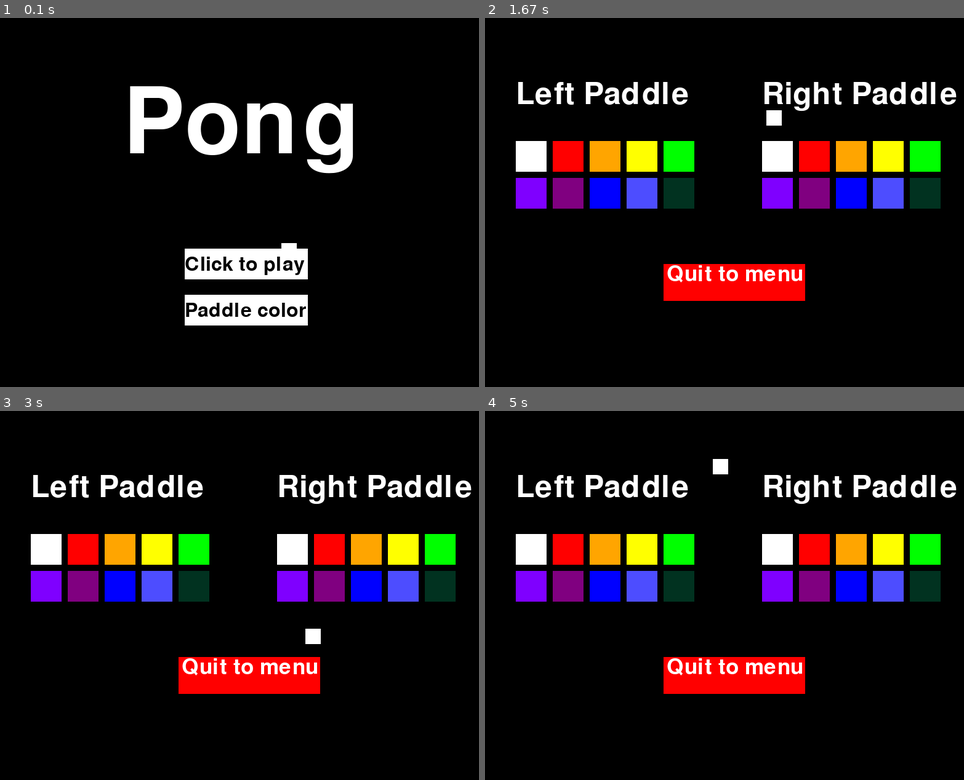
Above: before the commit, frames 1-4 (two rows, left to right).
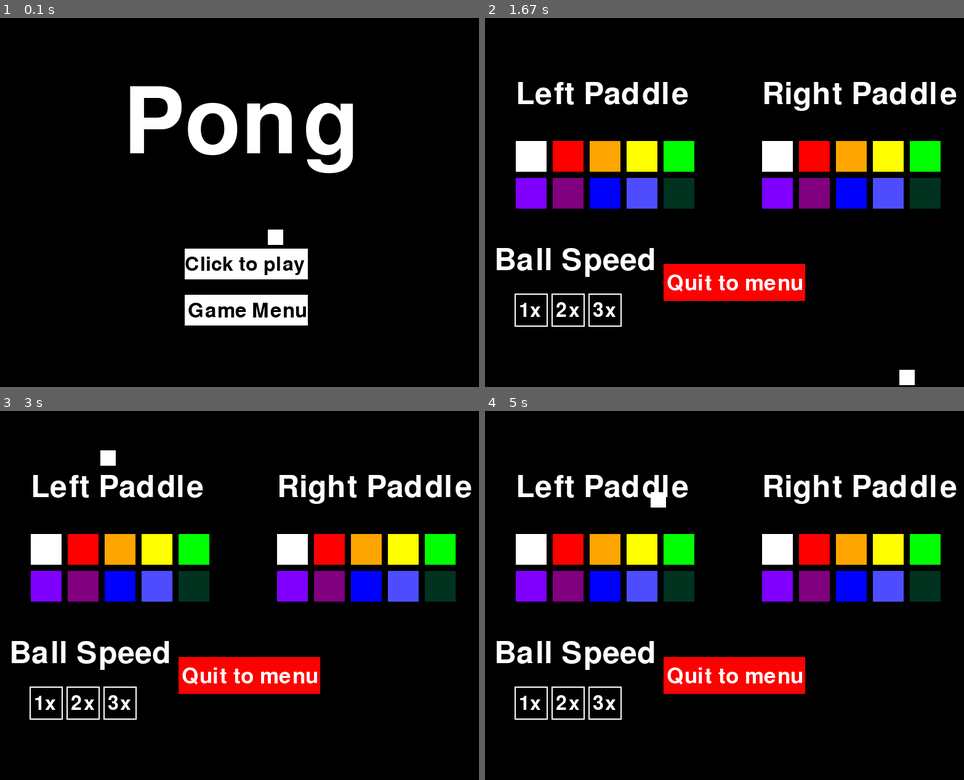
Above: after the commit, the same moments.

Repository: htang22/pong_on_pygame
Game: pygame game, started from main.py
Two runs of this game, one before a commit and one after it. Both use one fixed random seed, a clock stepped at 60 frames per second and the inputs below.
Inputs (mouse positions are in pixels of both pictures, inside the frame that each line leads up to):
- Up to frame 1 (0.1 s): no input
- Up to frame 2 (1.67 s): click "Click to play" at 0.38 s; click "ll" at 0.72 s; click (781, 187) at 1.05 s; click (729, 309) at 1.55 s, where only the run after the commit has a clickable "Game Menu"
- Up to frame 3 (3 s): click (81, 702) at 2.05 s, where only the run after the commit has a clickable "2x"; click (47, 702) at 2.38 s, where only the run after the commit has a clickable "1x"; click (119, 702) at 2.72 s, where only the run after the commit has a clickable "3x"
- Up to frame 4 (5 s): click (566, 702) at 3.05 s, where only the run after the commit has a clickable "2x"; click (532, 702) at 4.38 s, where only the run after the commit has a clickable "1x"

The runs differ from the first frame. In frame 1, 0.8% of the frame differs, in the area x 38-64%, y 57-82%; in frame 2, 2.6%, in the area x 2-90%, y 25-100%; in frame 3, 2.6%; in frame 4, 2.6%.

Commit message:
Comments
Added comments so if some reads the code they will understand what each part does.

Diff:
--- a/ball.py
+++ b/ball.py
@@ -8,15 +8,17 @@
         self.height = 25
         self.width = 25
         self.color = (255, 255, 255)
-        self.ball_y_speed = 3
-        self.ball_x_speed = 3
+        self.ball_y_speed = 2
+        self.ball_x_speed = 2
         self.ball_moving_state = False
 
     def reset_ball(self):
+        """Resets the ball position to the middle"""
         self.x_cord = 391
         self.y_cord = 300
 
     def random_moving_ball(self, screen):
+        """Creates a random moving ball on the start screen and takes the screen attribute and creates a rectangle for the ball on the screen"""
         pygame.time.Clock().tick(120)
         self.x_cord += self.ball_x_speed
         self.y_cord += self.ball_y_speed
--- a/display.py
+++ b/display.py
@@ -7,34 +7,40 @@
 class Display:
     def __init__(self):
         self.screen = pygame.display.set_mode(size=(WINDOW_WIDTH, WINDOW_HEIGHT))
-        self.start_message_cord = (150,300)
+        self.start_message_cord = (150, 300)
 
-    def display_start_message(self, window):
-        font = pygame.font.Font("freesansbold.ttf", 32)
-        press_space = font.render("Press the Space bar to play pong", True, (255, 255, 255))
-        window.blit(press_space, self.start_message_cord)
+    # def display_start_message(self, window):
+    #     """Creates the message to play pong"""
+    #     font = pygame.font.Font("freesansbold.ttf", 32)
+    #     press_space = font.render("Press the Space bar to play pong", True, (255, 255, 255))
+    #     window.blit(press_space, self.start_message_cord)
 
     def create_text(self, coord, color, size, message, window):
+        """Takes in atrributes to create text. The coord for where the text is going to be. The color for the font color. The size for size of the text. The message which is the text you want to display and the window to show the text on the screen """
         font = pygame.font.Font("freesansbold.ttf", size)
         text = font.render(f"{message}", True, color)
         window.blit(text, coord)
 
     def display_title(self, window, coord, color, font):
+        """Creating the title of the game on the start menu"""
         font = pygame.font.Font("freesansbold.ttf", font)
         press_space = font.render("Pong", True, color)
         window.blit(press_space, coord)
 
-    def display_play_message(self, window,coord, color):
+    def display_play_message(self, window, coord, color):
+        """Creates the click to start message on the menu for the starting button to activate the game function"""
         font = pygame.font.Font("freesansbold.ttf", 32)
         play = font.render("Click to play", True, color)
         window.blit(play, coord)
 
     def display_continue_message(self, window, color):
+        """Creates the messages that tells the user to hit the space bar to move the ball/"""
         font = pygame.font.Font("freesansbold.ttf", 32)
         press_space = font.render("Press the Space    bar to move the ball", True, color)
         window.blit(press_space, (135, 300))
 
     def display_game_over(self, window):
+        """The game over screen that is called after the game is is over."""
         font = pygame.font.Font("freesansbold.ttf", 50)
         game_over = font.render("GAME OVER", True, (255, 255, 255))
         window.blit(game_over, (250, 200))
--- a/game.py
+++ b/game.py
@@ -1,19 +1,19 @@
 import pygame
 
-import ball
 import score
 from display import Display
 
 
 def get_mouse_pos():
+    """Gets the current mouse position and returns the x_coord and y_coord of the mouse"""
     mx, my = pygame.mouse.get_pos()
     return mx, my
 
 
 class Game:
 
-    def __init__(self, left_player, right_player):
-        self.ball = ball.Ball()
+    def __init__(self, left_player, right_player, player_ball):
+        self.ball = player_ball
         self.score = score.Score()
         self.left_paddle = left_player
         self.right_paddle = right_player
@@ -25,25 +25,29 @@
         self.default_ball_speed = 2
 
     def reset_game(self):
+        """Resets the ball speed and position. Additionally resets the paddles and score"""
         self.ball.ball_x_speed = self.default_ball_speed
-        self.ball.ball_y_speed = self.default_ball_speed
-        self.ball.x_cord = 391
-        self.ball.y_cord = 300
+        self.ball.ball_y_speed = 2
+        self.ball.reset_ball()
         self.score.reset_score()
         self.ball.ball_moving_state = False
         self.left_paddle.reset_paddle("left")
         self.right_paddle.reset_paddle("right")
 
     def pause_screen(self, ball_x_speed, ball_y_speed, mode):
+        """Takes in the current ball x and y speed and mode. The ball speed is set to zero and arguments are taken and saved. If the mode is pause then it will pause the screen and create a play button if the mode is game_over or anything else it will create a redo button to play again. Returns True if the user hits the home button"""
         running = True
+
         while running:
             self.click = False
+            # Checks to see if the user quits or presses the mouse. If they press the mouse down then it will return click as True
             for event in pygame.event.get():
                 if event.type == pygame.QUIT:
                     pygame.quit()
                 if event.type == pygame.MOUSEBUTTONDOWN:
                     if event.button == 1:
                         self.click = True
+            # Set the modes if pause creates a pause button. Else/Game over creates a redo/play again button.
             if mode == "pause":
                 play_button = pygame.rect.Rect((300, 250, 50, 50))
                 pygame.draw.rect(self.screen, (0, 255, 0), play_button)
@@ -55,6 +59,8 @@
                 self.screen.blit(self.reload, (301, 250))
                 self.display.create_text((238, 200), (255, 255, 255), 50, "GAME  OVER", self.screen)
                 self.display.create_text((250, 310), (255, 255, 255), 32, "Play Again", self.screen)
+
+            # Home button
             home_button = pygame.rect.Rect((460, 250, 50, 50))
             pygame.draw.rect(self.screen, (0, 0, 255), home_button)
             pygame.draw.polygon(self.screen, (255, 255, 255), ((465, 270), (505, 270), (485, 255)))
@@ -63,6 +69,7 @@
             pygame.draw.rect(self.screen, (255, 255, 255), (465, 270, 40, 7.5))
             self.display.create_text((445, 310), (255, 255, 255), 32, "Home", self.screen)
 
+            # Set the ball speed to zero. If teh user hits the play button/redo button then the game will resume. by quiting the look
             self.ball.ball_x_speed = 0
             self.ball.ball_y_speed = 0
             self.y_speed = 0
@@ -73,6 +80,7 @@
                     self.ball.ball_y_speed = ball_y_speed
                     self.y_speed = 8
                     running = False
+            # If the user hits the home button then will return True and go back to the Start Menu
             if home_button.collidepoint((get_mouse_pos())):
                 if self.click:
                     print("Clicked Home button")
@@ -83,23 +91,34 @@
             pygame.display.update()
         return
 
-    def run_game(self):
+    def run_game(self, ball_x_speed):
+        """The game function takes the ball speed as the ball speed was determined by the game men. Contains the game."""
         running = True
+        self.default_ball_speed = ball_x_speed
+        self.ball.reset_ball()
+
         while running:
             pygame.time.Clock().tick(120)
             self.click = False
             self.score.left_color = self.left_paddle.color
             self.score.right_color = self.right_paddle.color
+            # Checks to see if the user quits or presses the mouse. If they press the mouse down then it will return click as True
             for event in pygame.event.get():
                 if event.type == pygame.QUIT:
                     self.reset_game()
                     return False
                 if event.type == pygame.MOUSEBUTTONDOWN:
-
                     if event.button == 1:
                         self.click = True
+
+            # Checking for the keys pressed and creating the pause button. Also creates score board
             keys = pygame.key.get_pressed()
             self.screen.fill((0, 0, 0))
+            self.score.show_score(self.screen, (255, 255, 255))
+            pause_button = pygame.rect.Rect((380, 0, 50, 50))
+            pygame.draw.rect(self.screen, (0, 0, 0), pause_button)
+            self.display.create_text((391, 0), (255, 255, 255), 50, "ll", self.screen)
+
             # Draw the paddles
             right_pad = pygame.draw.rect(self.screen, self.right_paddle.color,
                                          (
@@ -124,7 +143,7 @@
                                          (self.ball.x_cord, self.ball.y_cord, self.ball.width, self.ball.height))
 
             if self.ball.ball_moving_state:
-                # Ball movement and collision with wall
+                # Ball movement and collision with wall if the ball is in moving state then move the ball else display message to press space. Once the space bar is hit the ball state is moving
                 if 575 > self.ball.y_cord > 0:
                     self.ball.y_cord += self.ball.ball_y_speed
                     self.ball.x_cord += self.ball.ball_x_speed
@@ -136,13 +155,14 @@
                     self.ball.ball_moving_state = True
                 self.display.display_continue_message(self.screen, (49, 51, 53))
 
+            # checks to see if the ball collides with the if it does the ball changes x direction and slightly increases speed.
             if right_pad.colliderect(game_ball) or left_pad.colliderect(game_ball):
                 self.ball.ball_x_speed *= -1
                 for _ in range(2):
                     self.ball.x_cord += self.ball.ball_x_speed
                 self.ball.ball_x_speed *= 1.1
 
-            # reset ball if goes past the paddle
+            # reset ball if goes past the paddle. Checks to see if which side the ball went past and adds a point to the opposing side. Additional sets the ball moving state to False
             if self.ball.x_cord < 0 or self.ball.x_cord > 770:
                 self.ball.ball_moving_state = False
                 if self.ball.x_cord < 30:
@@ -154,14 +174,8 @@
                     self.ball.ball_x_speed *= -1
                 self.ball.reset_ball()
 
-            mx, my = pygame.mouse.get_pos()
-
-            # score
-            self.score.show_score(self.screen, (255, 255, 255))
-            pause_button = pygame.rect.Rect((380, 0, 50, 50))
-            pygame.draw.rect(self.screen, (0, 0, 0), pause_button)
-            self.display.create_text((391, 0), (255, 255, 255), 50, "ll", self.screen)
-            if pause_button.collidepoint((mx, my)):
+            # Check to see if the pause button is click on. If it is calls the pause menu function. In the pause menu if the home option is hit the game function is quit
+            if pause_button.collidepoint(get_mouse_pos()):
                 if self.click:
                     print("clicked pause")
                     if self.pause_screen(self.ball.ball_x_speed, self.ball.ball_y_speed, "pause"):
@@ -171,7 +185,7 @@
 
             pygame.display.update()
 
-            # Game over
+            # checks to see if teh game is over when a side hits the required score if so then displays the game over screen if the user hits home game function is quit to the starting menu if the redo is hit the score is reset.
             if self.score.game_over():
                 self.score.reset_score()
                 if self.pause_screen(self.ball.ball_x_speed, self.ball.ball_y_speed, "game_over"):
--- a/main.py
+++ b/main.py
@@ -1,37 +1,50 @@
+import sys
+
 import pygame
 
 import ball
 import display
 import game
 import paddle
-import sys
-
+
+# Inititizes the game and set the screen name
 pygame.init()
-
 pygame.display.set_caption("Pong")
 
+# Creating all the objects and variable in the game.
 ball = ball.Ball()
 right_paddle = paddle.Paddle("right")
 left_paddle = paddle.Paddle("left")
-game = game.Game(left_paddle, right_paddle)
+game = game.Game(left_paddle, right_paddle, ball)
 display = display.Display()
 screen = display.screen
-game_count = 0
+# game_count = 0
 WHITE = (255, 255, 255)
 BLACK = (0, 0, 0)
+global ball_speed
+ball_speed = []
 global color_rect
 color_rect = []
 global rectangles
 rectangles = []
-
 colors = [WHITE, (255, 0, 0), (255, 165, 0), (255, 255, 0), (0, 255, 0), (1, 50, 32), (77, 77, 255), (0, 0, 255),
           (128, 0, 128), (127, 0, 255)]
 
 
-def color_menu():
+def create_rect(dimension, color):
+    """Takes the dimension (x_cord, y_cord, rect_width, rect_height) of the desired rectangle and color and create a rectangle returns the name the rect angle """
+    name = pygame.Rect(dimension)
+    pygame.draw.rect(screen, color, name)
+    return name
+
+
+def game_menu():
+    """The game menu is the function to change the ball speed and paddle colors"""
+
     def create_colors(x_cord):
+        """The x_cord of the desired placement of the colors and then creates the colors. Then creates the ball speed modes and lets the user choose what colors and speed they want. Breaks out of loop and function once the user quits"""
         n = 50 + x_cord
-
+        # Creates the rectangle and colors then adds them to a list to be later used to decide what rectangle was pressed
         for number in range(10):
             if number <= 4:
                 dimensions = (n, 200, 50, 50)
@@ -47,19 +60,40 @@
                 rectangles.append(rect)
                 color_rect.append(colors[number])
 
+    def create_ball_speed_mode():
+        """Creates the ball speed mode and rectangles to show which speeds"""
+        n = 50
+        display.create_text((15, 370), WHITE, 50, "Ball Speed", screen)
+
+        for number in range(0, 3):
+            dimensions = (n, 450, 50, 50)
+            create_rect((n - 2, 448, 54, 54), (WHITE))
+            rect = create_rect(dimensions, (0, 0, 0))
+            ball_speed.append(rect)
+            n += 60
+        display.create_text((55, 460), WHITE, 32, "1x", screen)
+        display.create_text((115, 460), WHITE, 32, "2x", screen)
+        display.create_text((175, 460), WHITE, 32, "3x", screen)
+
+    # Loop to chek if buttons are pressed
     while True:
+        # Calls the create colors function and ball speed modes which creates rectangles
         screen.fill((0, 0, 0))
         ball.random_moving_ball(screen)
         create_colors(0)
         create_colors(400)
+        create_ball_speed_mode()
         click = False
         display.create_text((50, 100), WHITE, 50, "Left Paddle", screen)
         display.create_text((450, 100), WHITE, 50, "Right Paddle", screen)
 
+        # Check the mouse position and creates the quit button
         mx, my = pygame.mouse.get_pos()
         quit_to_start = create_rect((290, 400, 230, 60), colors[1])
-        display.create_text((295, 400), WHITE, 35, "Quit to menu", screen)
-
+        display.create_text((295, 415), WHITE, 35, "Quit to menu", screen)
+        pygame.display.update()
+
+        # Checks to see if the user quits or presses the mouse. If they press the mouse down then it will return click as True
         for event in pygame.event.get():
             if event.type == pygame.QUIT:
                 sys.exit()
@@ -69,10 +103,35 @@
                     click = True
                     print("click")
 
+        # if the mouse position and click are on the quit button/rect breaks out of game menu
         if quit_to_start.collidepoint((mx, my)):
             if click:
                 break
 
+        # Checks to see if any of the rect/buttons for the ball speed are pressed if they are then speed is set to speeds.
+        for rect in ball_speed:
+            if rect.collidepoint((mx, my)):
+                if click:
+                    if rect[0] == 50:
+                        print("Left")
+                        if ball.ball_x_speed > 0:
+                            ball.ball_x_speed = 2
+                        else:
+                            ball.ball_x_speed = -2
+                    elif rect[0] == 110:
+                        print("Middle")
+                        if ball.ball_x_speed > 0:
+                            ball.ball_x_speed = 4
+                        else:
+                            ball.ball_x_speed = -4
+                    else:
+                        print("Right")
+                        if ball.ball_x_speed > 0:
+                            ball.ball_x_speed = 6
+                        else:
+                            ball.ball_x_speed = -6
+
+        # Check to see if the any of the color buttons/rect have been pressed if they have then the color is set to the corresponding paddle
         for rect in rectangles:
             if rect.collidepoint((mx, my)):
                 if click:
@@ -82,36 +141,32 @@
                     else:
                         right_paddle.color = color_rect[number]
 
-        pygame.display.update()
-
-
-def create_rect(dimension, color):
-    name = pygame.Rect(dimension)
-    pygame.draw.rect(screen, color, name)
-    return name
-
 
 def start_menu():
+    """The starting menu creates a randomly moving ball, teh title pong and 2 buttons teh start button which runs the game and teh game menu which brings up the game menu which then the player could change the game settings."""
     menu_running = True
     click = False
     while menu_running:
 
+        # Creates the random moving ball and start and game menu button. Shows the title as well.
         screen.fill((0, 0, 0))
         ball.random_moving_ball(screen)
-        start_button = create_rect((300, 375, 200, 50), (WHITE))
-        color_button = create_rect((300, 450, 200, 50), (WHITE))
+        start_button = create_rect((300, 375, 200, 50), WHITE)
+        game_menu_button = create_rect((300, 450, 200, 50), WHITE)
         display.display_play_message(screen, (300, 385), (0, 0, 0))
         display.display_title(screen, (200, 100), (255, 255, 255), font=150)
-        display.create_text((300, 460), (BLACK), 32, "Paddle color", screen)
-
+        display.create_text((305, 460), BLACK, 33, "Game Menu", screen)
+
+        # check to see what button is pressed if the game_menu_button is pressed then calls the game_menu function if the start_button is pressed then call the run game function from teh game object
         mx, my = pygame.mouse.get_pos()
         if start_button.collidepoint((mx, my)):
             if click:
-                game.run_game()
-        if color_button.collidepoint((mx, my)):
+                game.run_game(ball.ball_x_speed)
+        if game_menu_button.collidepoint((mx, my)):
             if click:
-                color_menu()
-
+                game_menu()
+
+        # Checks to see if the user quits or presses the mouse. If they press the mouse down then it will return click as True
         click = False
         for event in pygame.event.get():
             if event.type == pygame.QUIT:
@@ -125,10 +180,10 @@
 
 
 game_active = False
-
+# Main game loop
 running = True
 while running:
-
+    # Checks to see if the user quits
     for event in pygame.event.get():
         if event.type == pygame.QUIT:
             running = False
@@ -136,13 +191,15 @@
     # if keys[pygame.K_SPACE]:
     #     game_active = True
 
+    # while the start menu active
     while start_menu():
+        # Checks to see if the game is still active if the user quits using the exit button then exits the program if the user presses home button then calls the start menu.
         game_active = game.run_game()
         if not game.run_game():
             quit()
         if game.run_game():
             start_menu()
-        game_count += 1
+        # game_count += 1
 
         # quitting the game
         for event in pygame.event.get():
--- a/paddle.py
+++ b/paddle.py
@@ -10,12 +10,14 @@
         self.y_cord = 0
         self.width = 25
         self.height = 150
+        # Checks which position the paddle is created and creates a "left" or "right" paddle
         if position == "left":
             self.reset_paddle(position)
         else:
             self.reset_paddle(position)
 
     def reset_paddle(self, left):
+        """Resets the left and right paddle to the default position in the middle"""
         if left == "left":
             self.x_cord = 30
             self.y_cord = 250
--- a/score.py
+++ b/score.py
@@ -11,6 +11,7 @@
         self.right_color = (0, 0, 0)
 
     def show_score(self, window, color):
+        """Takes the window and color and creates a right and left score which are text and also creates rectangles showing the middle and the different sides."""
         font = pygame.font.Font("freesansbold.ttf", 80)
         right_score = font.render(f"{self.right_score}", True, self.right_color)
         left_score = font.render(f"{self.left_score}", True, self.left_color)
@@ -20,11 +21,13 @@
         window.blit(left_score, self.left_cord)
 
     def game_over(self):
+        """Checks to see if the score of the left or right is equal to 7. Then returns True or False"""
         if self.left_score == 7 or self.right_score == 7:
             return True
         else:
             return False
 
     def reset_score(self):
+        """Resets the score for the right and left score to 0"""
         self.right_score = 0
         self.left_score = 0
